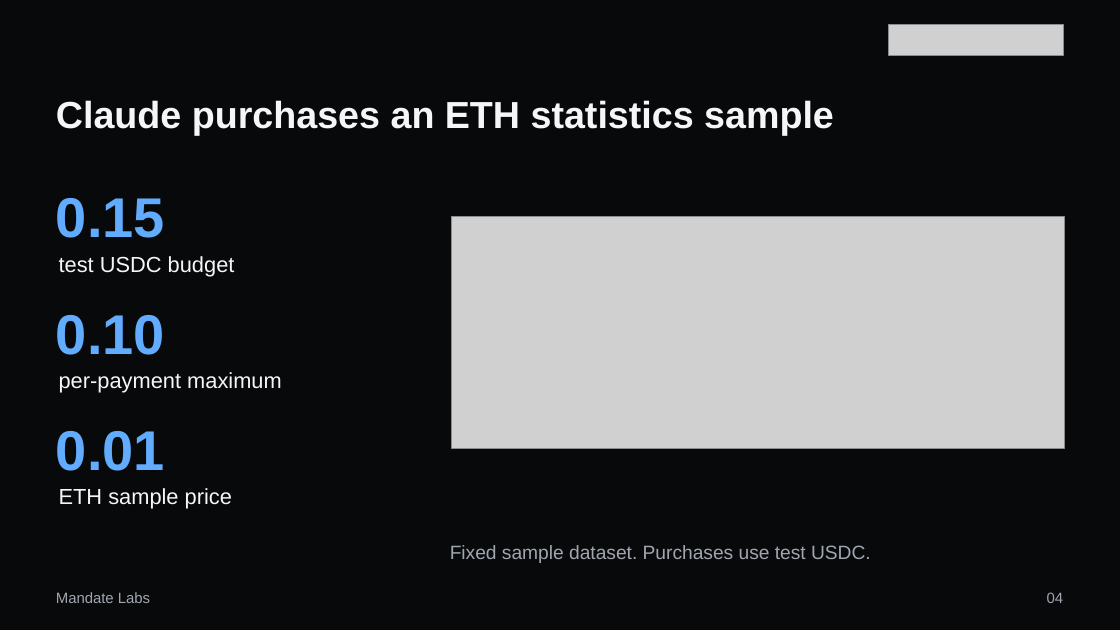
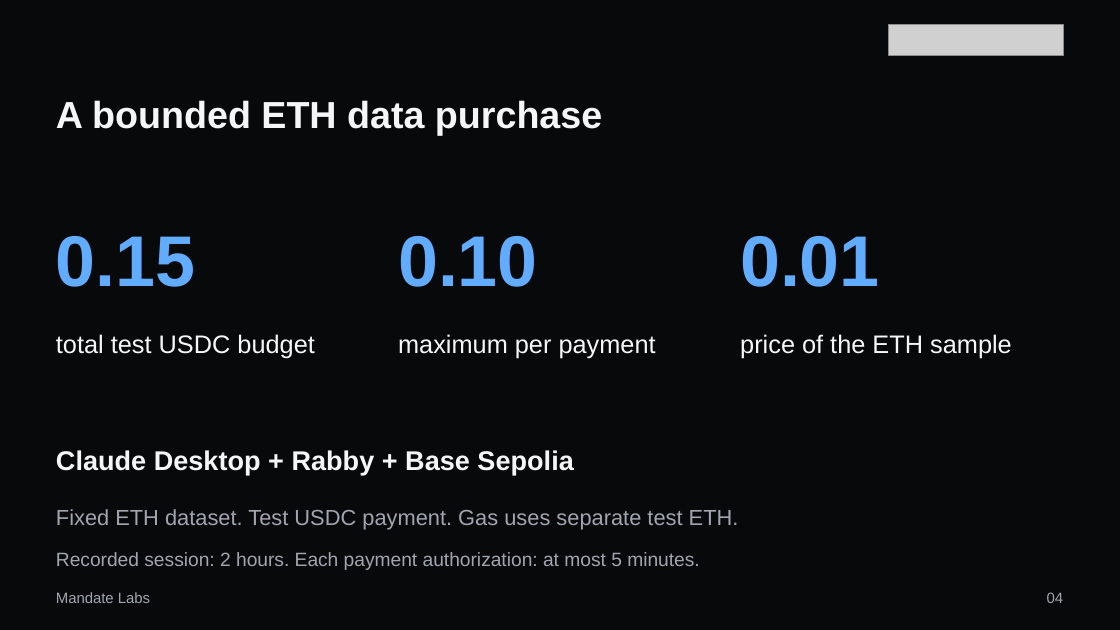
Before and after one commit to MandateLabs666/mandate-wallet, a slide deck: slide 4 of competition/submission-2026-10-20/presentation/mandate-wallet-10min-final.pptx. Drawn at 1120x630 pixels with LibreOffice and Linux fonts; fonts in the diff are those of the drawing; grey boxes stand for pictures. Boxes give left, top, right and bottom in pixels: in the first picture for what was removed or moved away, otherwise in the second. Text is boxed around its words. In the diff, an @@ line names an element or a change of style, - is before the commit and + after.

Commit message:
Revise ten-minute deck and script around technical documentation

```diff
--- a/competition/submission-2026-10-20/presentation/mandate-wallet-10min-final.pptx
+++ b/competition/submission-2026-10-20/presentation/mandate-wallet-10min-final.pptx
@@ text at bbox=[56, 100, 602, 136]: text changed @@
-Claude purchases an ETH statistics sample
+A bounded ETH data purchase
@@ text "0.15": place and size @@
-text "0.15" at bbox=[56, 198, 165, 238]
+text "0.15" at bbox=[56, 236, 196, 287]
@@ text "0.10": place and size @@
-text "0.10" at bbox=[56, 315, 165, 355]
+text "0.10" at bbox=[398, 236, 538, 287]
@@ picture removed at bbox=[452, 216, 1065, 448] @@
@@ size 48 to 61.5 pt in 3 elements at bbox=[56, 236, 196, 287], bbox=[398, 236, 538, 287], bbox=[740, 236, 880, 287] @@
@@ text "0.01": place and size @@
-text "0.01" at bbox=[56, 431, 165, 471]
+text "0.01" at bbox=[740, 236, 880, 287]
@@ text at bbox=[56, 334, 314, 359]: text changed; size 18.8 to 21.8 pt @@
-test USDC budget
+total test USDC budget
@@ text at bbox=[398, 334, 656, 359]: text changed; size 18.8 to 21.8 pt @@
-per-payment maximum
+maximum per payment
@@ text at bbox=[740, 334, 1012, 359]: text changed; size 18.8 to 21.8 pt @@
-ETH sample price
+price of the ETH sample
@@ text added at bbox=[56, 450, 573, 475], 23.2 pt, text #F5F6F8, bold @@
+Claude Desktop + Rabby + Base Sepolia
@@ text at bbox=[56, 509, 739, 529]: text changed; size 16.5 to 18.8 pt @@
-Fixed sample dataset. Purchases use test USDC.
+Fixed ETH dataset. Test USDC payment. Gas uses separate test ETH.
@@ text added at bbox=[56, 552, 700, 570], 16.5 pt, text #A0A5AF @@
+Recorded session: 2 hours. Each payment authorization: at most 5 minutes.
```
Also in this commit, not shown: 6 other slides changed, 6 slides added, 6 slides removed, 13 other files.
